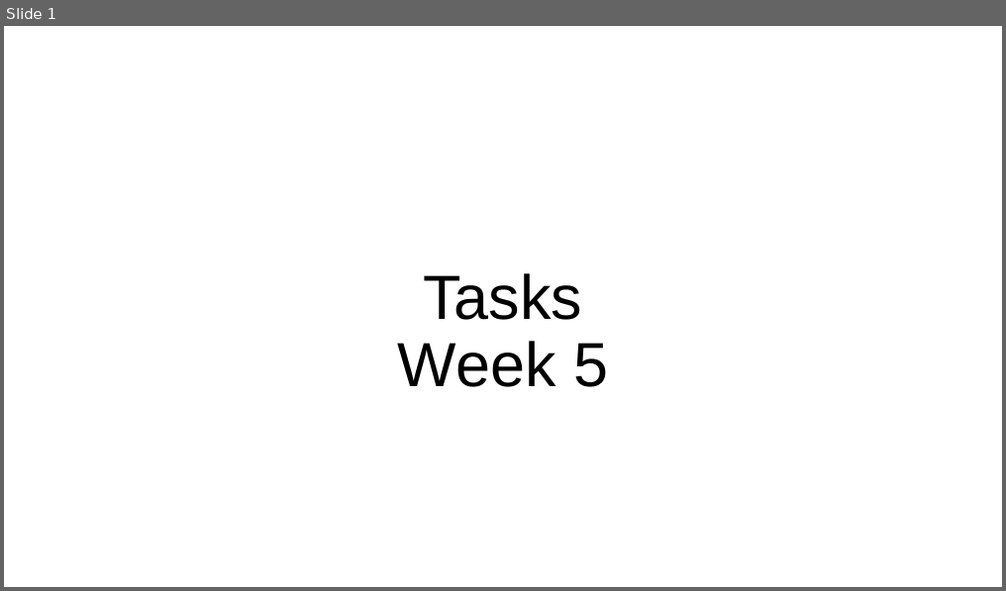
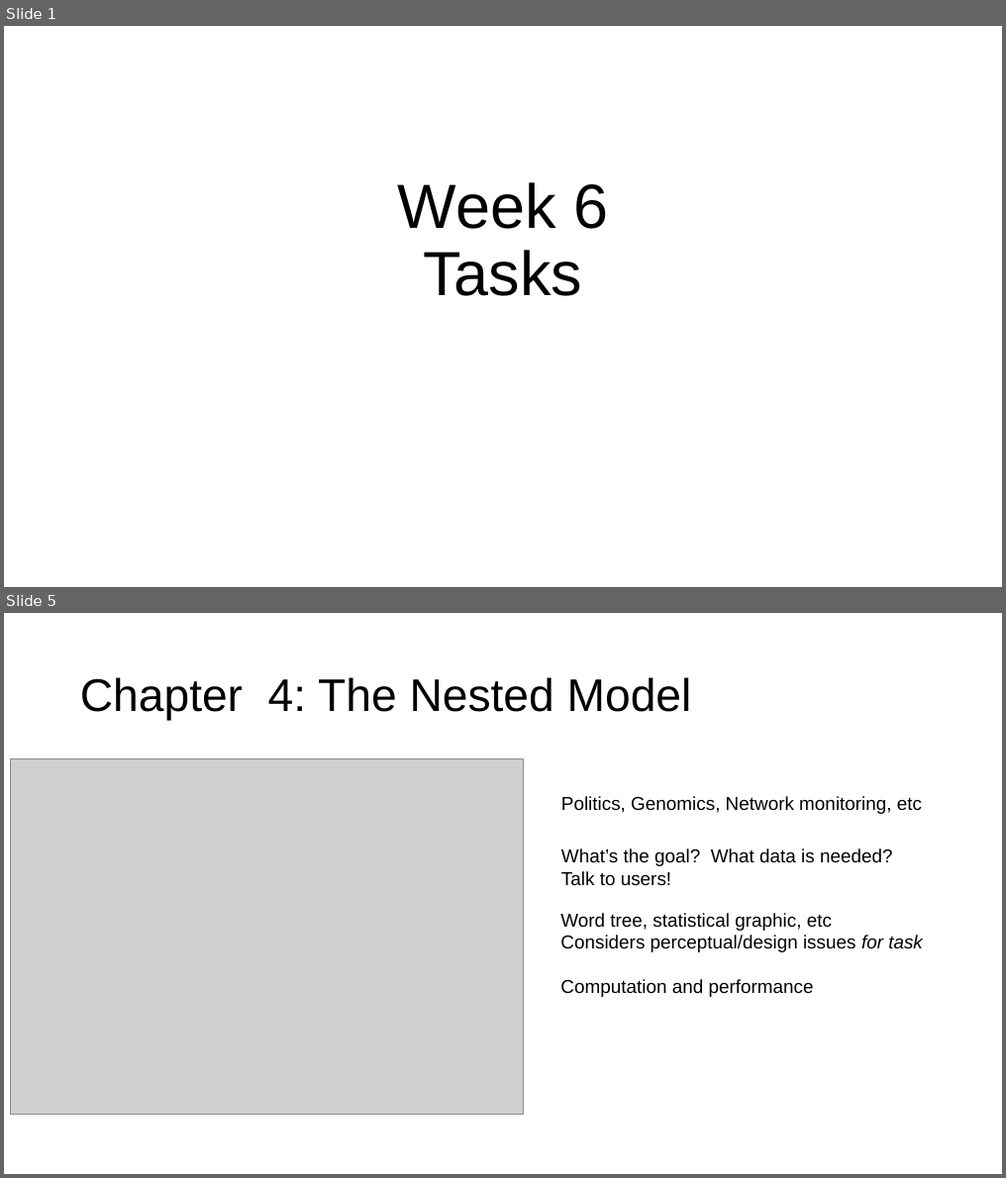
Before and after one commit to columbiaviz/columbiaviz.github.io, a slide deck: 2020s_w6998/lecs/05_tasks.pptx. Shown one above the other, each under a label of ours: slide 1 before the commit, slides 1 and 5 after it; the slides between them are not shown. The pictures are 1006x591 and 1006x1178 pixels, drawn with LibreOffice and Linux fonts; fonts in the diff are those of the drawing; grey boxes stand for pictures. Boxes give left, top, right and bottom in pixels: in the first picture for what was removed or moved away, otherwise in the second. Text is boxed around its words. In the diff, an @@ line names an element or a change of style, - is before the commit and + after.

```diff
--- a/2020s_w6998/lecs/05_tasks.pptx
+++ b/2020s_w6998/lecs/05_tasks.pptx
@@ slide 5 added at (4, 613, 1002, 1174), background #FFFFFF @@
@@ title added at (80, 677, 692, 721), 44 pt, text #000000 @@
+Chapter 4: The Nested Model
@@ picture added at (10, 759, 523, 1115) @@
@@ text added at (561, 796, 922, 814), 18 pt, text #000000 @@
+Politics, Genomics, Network monitoring, etc
@@ text added at (561, 849, 893, 886), 18 pt, text #000000 @@
+What’s the goal? What data is needed? Talk to users!
@@ text added at (560, 913, 923, 953), 18 pt, text #000000 @@
+Word tree, statistical graphic, etc
+Considers perceptual/design issues for task
@@ text added at (560, 979, 814, 997), 18 pt, text #000000 @@
+Computation and performance
@@ slide 1 changed as well @@
@@ title at (398, 182, 608, 296): text changed @@
-Tasks
-Week 5
+Week 6
+Tasks
```
Also in this commit, not shown: 2 other slides changed, 8 other slides added, 5 slides removed.
